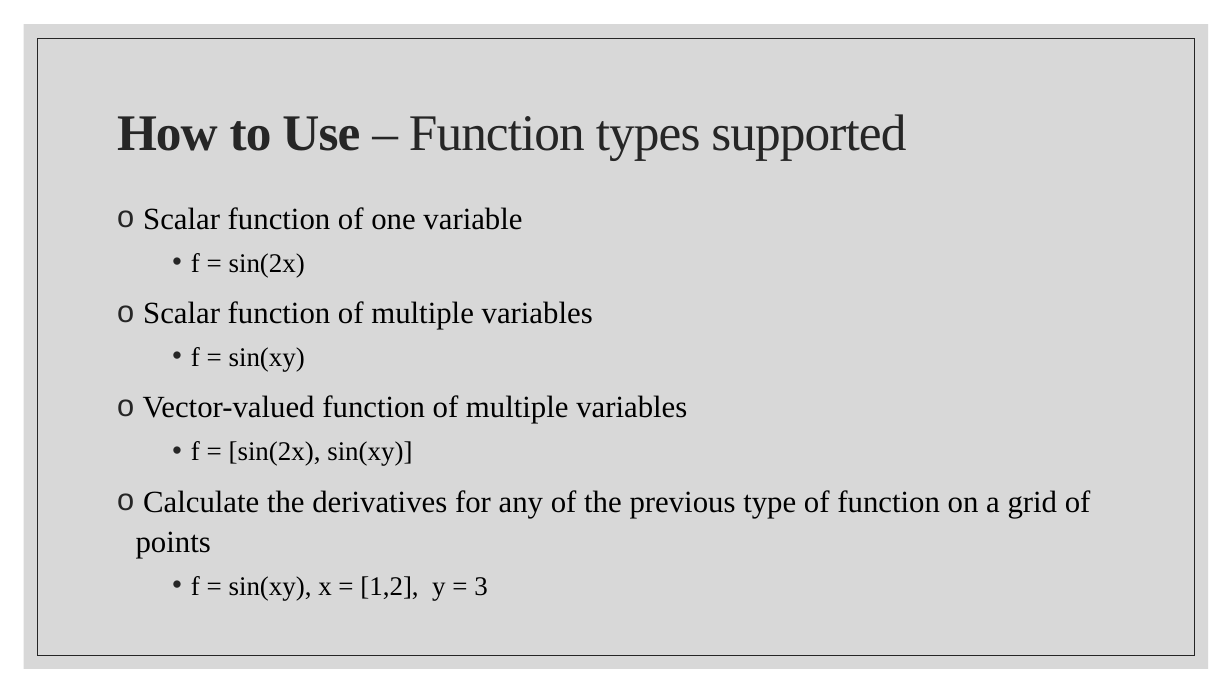
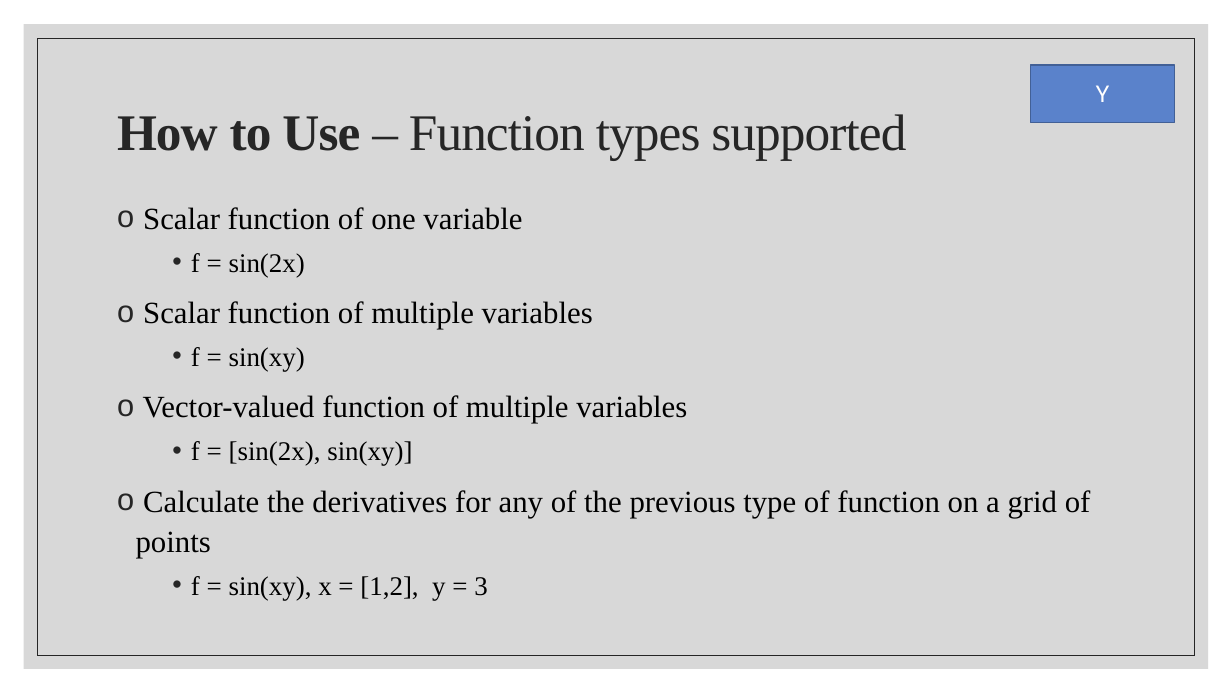
Before and after one commit to the-differentiators/cs207-FinalProject, a slide deck: slide 5 of docs/cs207-presentation.pptx (slide 4 before the commit). Drawn at 1232x693 pixels with LibreOffice and Linux fonts; fonts in the diff are those of the drawing. Boxes give left, top, right and bottom in pixels: in the first picture for what was removed or moved away, otherwise in the second. Text is boxed around its words. In the diff, an @@ line names an element or a change of style, - is before the commit and + after.

```diff
--- a/docs/cs207-presentation.pptx
+++ b/docs/cs207-presentation.pptx
@@ rectangle added at (x1=1031, y1=65, x2=1175, y2=122), fill #5A82CB, outline #436096 1 pt, 18 pt, text #FFFFFF @@
+Y
```
Also in this commit, not shown: 7 other slides changed, 1 slide added, 1 other file.
